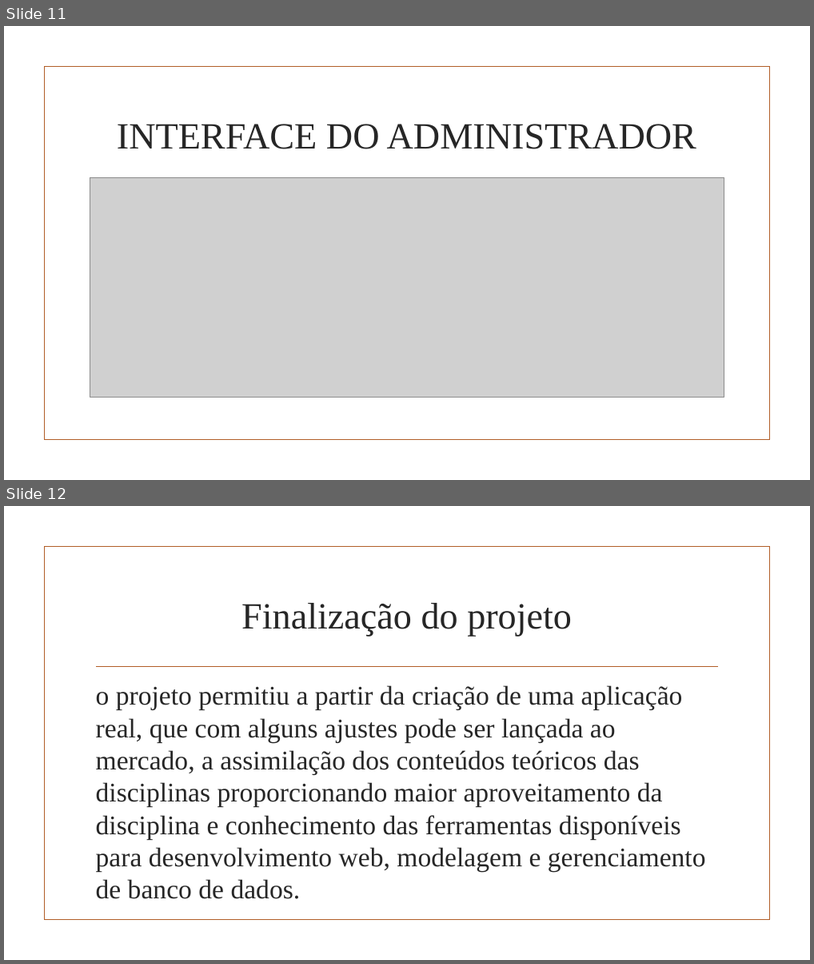
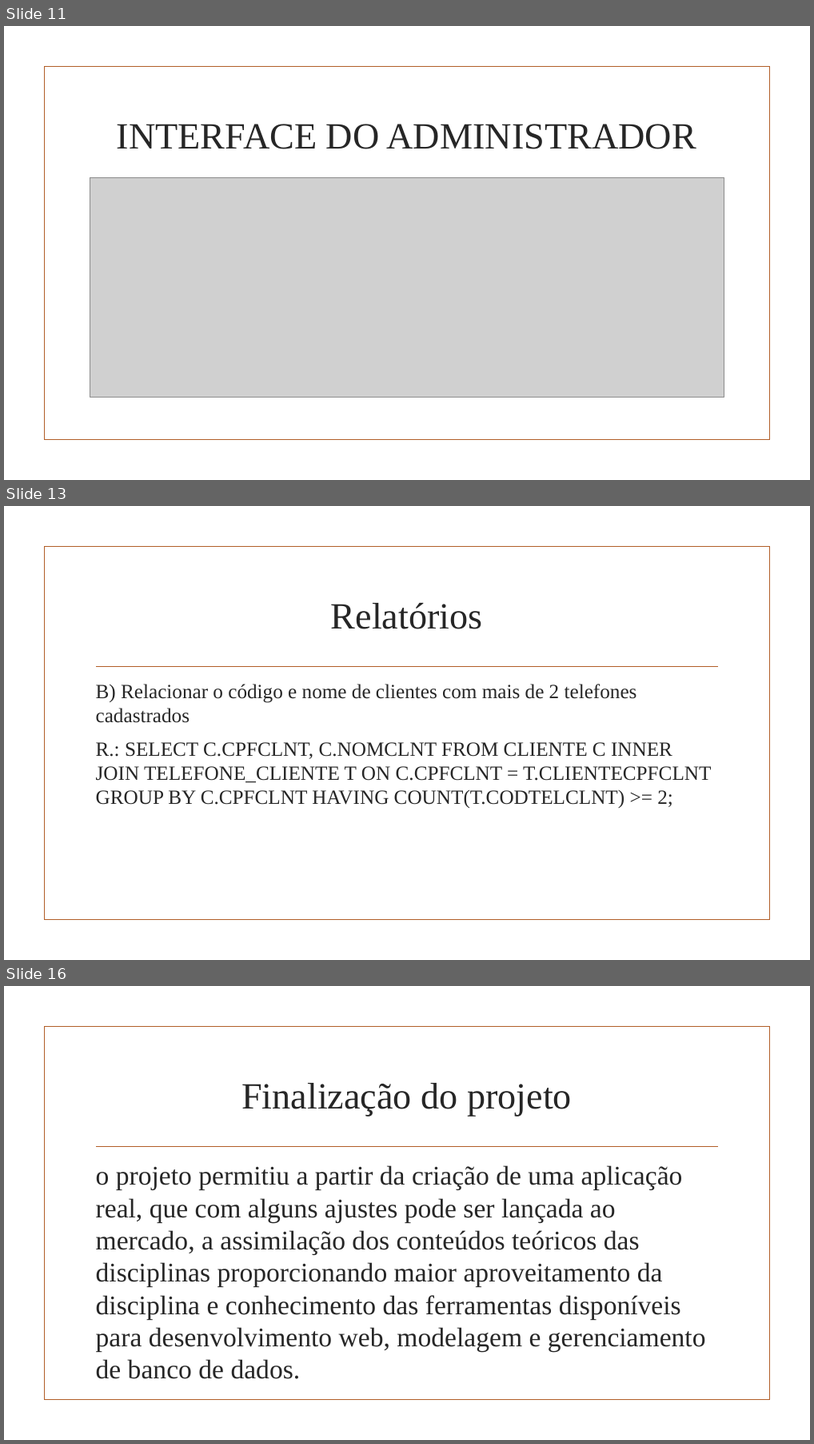
Before and after one commit to luismallmann/carneshop, a slide deck: doc/CarneShop e-commerce Apresentacao.pptx. Shown one above the other, each under a label of ours: slides 11 and 12 before the commit, slides 11, 13 and 16 after it; the slides between them are not shown. The pictures are 814x964 and 814x1444 pixels, drawn with LibreOffice and Linux fonts; fonts in the diff are those of the drawing; grey boxes stand for pictures; background and template pictures are left out. Boxes give left, top, right and bottom in pixels: in the first picture for what was removed or moved away, otherwise in the second. Text is boxed around its words. In the diff, an @@ line names an element or a change of style, - is before the commit and + after.

```diff
--- a/doc/CarneShop e-commerce Apresentacao.pptx
+++ b/doc/CarneShop e-commerce Apresentacao.pptx
@@ slide 13 added at (4, 506, 810, 960), background picture (left out); not listed: 2 template elements that a slide beside it also shows @@
@@ title added at (331, 603, 483, 629), 44 pt, text #262626 @@
+Relatórios
@@ text added at (96, 684, 711, 808), 24 pt, text #262626 @@
+B) Relacionar o código e nome de clientes com mais de 2 telefones cadastrados
+R.: SELECT C.CPFCLNT, C.NOMCLNT FROM CLIENTE C INNER JOIN TELEFONE_CLIENTE T ON C.CPFCLNT = T.CLIENTECPFCLNT GROUP BY C.CPFCLNT HAVING COUNT(T.CODTELCLNT) >= 2;
@@ what was slide 12 is now slide 16 @@
```
Also in this commit, not shown: 3 other slides added.
